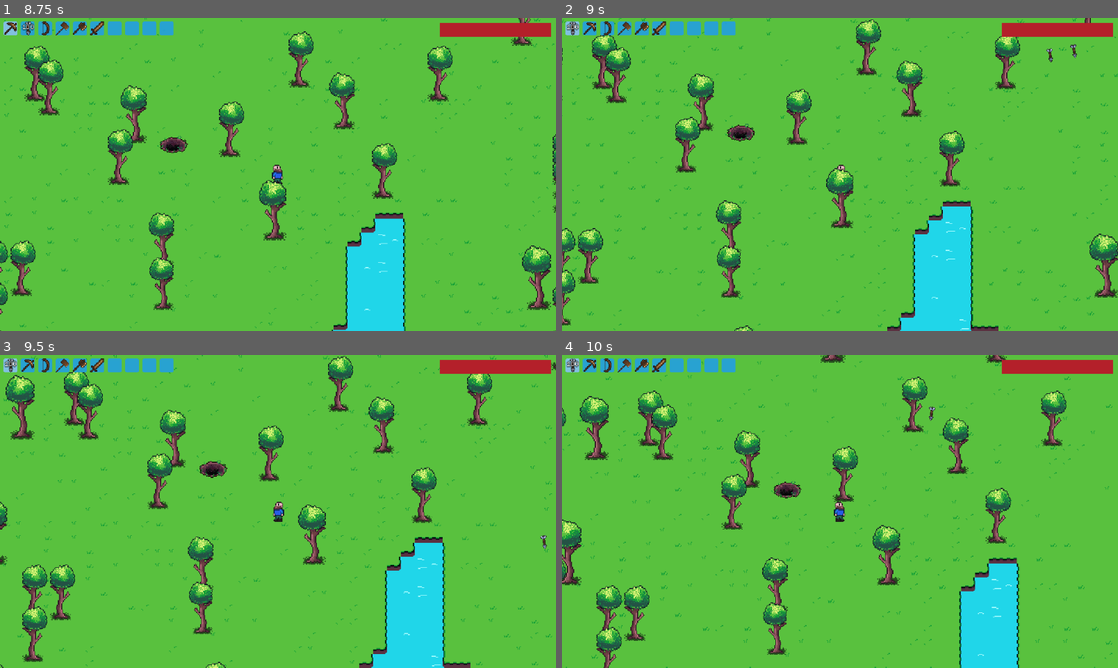
Above: before the commit, frames 1-4 (two rows, left to right).
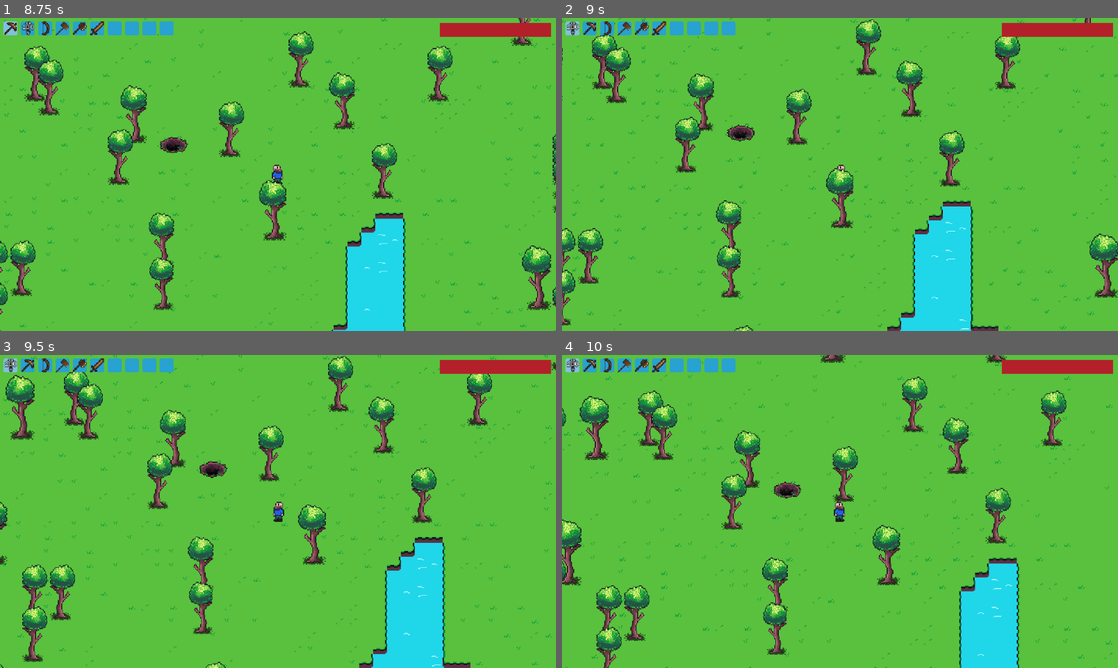
Above: after the commit, the same moments.

Repository: spsJakubSzydlowski/Evergrint
Game: Godot game, scene res://scenes/main.tscn
Same seed, same stepped clock (60 frames per second), same inputs: the game is played once before the commit and once after it.
Inputs (mouse positions are in pixels of both pictures, inside the frame that each line leads up to):
- Up to frame 1 (8.75 s): tap Enter at 0.5 s; move the mouse to (11, 27) at 0.52 s; hold Right 0.53-1.28 s; tap A (a) at 0.6, 3.05, 3.6, 6.05 s; click (11, 27) at 0.67 s; tap D (d) at 0.8, 1.35, 3.8, 5.1, 6.8 s; move the mouse to (27, 27) at 1.27 s; hold Down 1.28-2.03 s; click (27, 27) at 1.42 s; tap S (s) at 1.55, 2.1, 4.55, 5.85, 7.55 s; move the mouse to (11, 27) at 2.02 s; hold Right 2.03-2.78 s; click (11, 27) at 2.17 s; tap W (w) at 2.3, 2.85, 5.3, 6.6, 8.3 s; move the mouse to (27, 27) at 2.77 s; hold Up 2.78-3.53 s; click (27, 27) at 2.92 s; move the mouse to (11, 27) at 3.52 s; hold Left 3.53-5.03 s; click (11, 27) at 3.67 s; move the mouse to (27, 27) at 4.27 s; click (27, 27) at 4.35 s; move the mouse to (11, 27) at 5.02 s; hold Down 5.03-5.78 s; click (11, 27) at 5.17 s; move the mouse to (27, 27) at 5.77 s; hold Right 5.78-6.53 s; click (27, 27) at 5.92 s; move the mouse to (11, 27) at 6.52 s; hold Up 6.53-7.28 s; click (11, 27) at 6.67 s; move the mouse to (27, 27) at 7.27 s; hold Right 7.28-8.03 s; tap Alt at 7.35 s; click (27, 27) at 7.42 s; move the mouse to (11, 27) at 8.02 s; hold Down from 8.03 s (still down); tap Shift at 8.1 s; click (11, 27) at 8.17 s
- Up to frame 2 (9 s): move the mouse to (589, 27) at 8.77 s; release Down at 8.78 s; hold Left from 8.78 s (still down); tap A (a) at 8.85 s; click (589, 27) at 8.92 s
- Up to frame 3 (9.5 s): keep holding Left
- Up to frame 4 (10 s): move the mouse to (573, 364) at 9.52 s; release Left at 9.53 s; hold Up from 9.53 s (still down); tap D (d) at 9.6 s; click (573, 364) at 9.67 s

Frame 1 is identical in both runs. In frame 2, less than 0.1% of the frame differs, in the area x 87-93%, y 8-15%; in frame 3, less than 0.1%; in frame 4, less than 0.1%.
Error after the commit: Invalid call to function 'initialize' in base 'Area2D (world_projectile.gd)'. Expected 4 argument(s). (res://scripts/autoloads/DataManager.gd:170)

Commit message:
Update DataManager.gd

Diff:
--- a/scripts/autoloads/DataManager.gd
+++ b/scripts/autoloads/DataManager.gd
@@ -160,13 +160,13 @@
 
 	return resource_instance
 
-func spawn_projectile(id: String, pos: Vector2, used_weapon_stats, direction: Vector2):
+func spawn_projectile(id: String, pos: Vector2, used_weapon_stats, direction: Vector2, source_plr = false):
 	var projectile_scene = preload("res://scenes/world_projectile.tscn")
 	var projectile_instance = projectile_scene.instantiate()
 
 	get_tree().current_scene.add_child.call_deferred(projectile_instance)
 	projectile_instance.position = pos
 
-	projectile_instance.initialize(id, pos, used_weapon_stats, direction)
+	projectile_instance.initialize(id, pos, used_weapon_stats, direction, source_plr)
 
 	return projectile_instance
